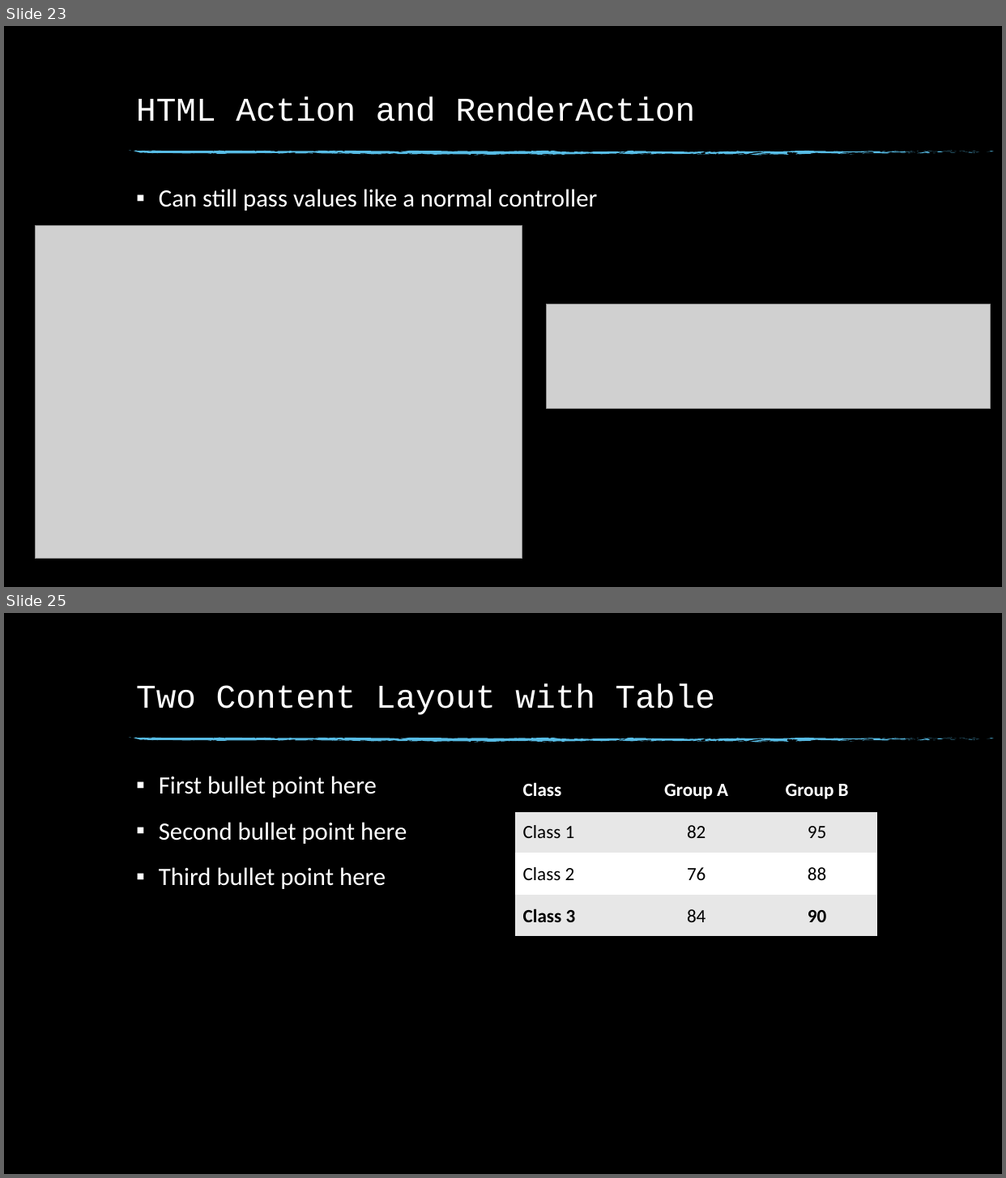
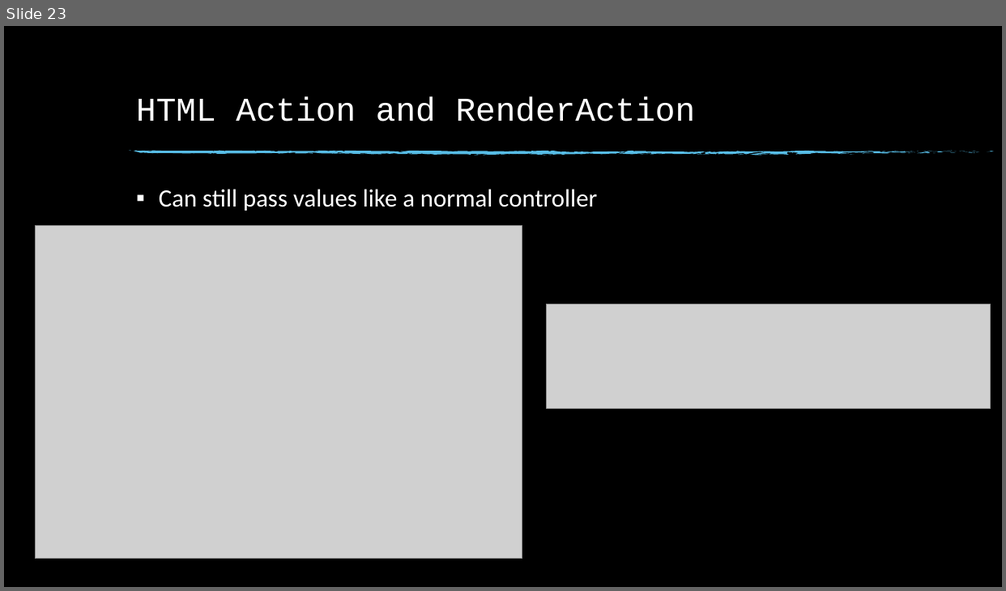
Before and after one commit to ccrngd1/SCTD-DWD278-MVC5, a slide deck: ppt7-CH5.pptx. Shown one above the other, each under a label of ours: slides 23 and 25 before the commit, slide 23 after it; the slides between them are not shown. The pictures are 1006x1178 and 1006x591 pixels, drawn with LibreOffice and Linux fonts; fonts in the diff are those of the drawing; grey boxes stand for pictures; background and template pictures are left out. Boxes give left, top, right and bottom in pixels: in the first picture for what was removed or moved away, otherwise in the second. Text is boxed around its words. In the diff, an @@ line names an element or a change of style, - is before the commit and + after.

Commit message:
updates for class 5

```diff
--- a/ppt7-CH5.pptx
+++ b/ppt7-CH5.pptx
@@ slide 25 removed at bbox=[4, 613, 1002, 1174], background picture (left out); not listed: 74 template elements that a slide beside it also shows @@
@@ title removed at bbox=[136, 683, 715, 715] @@
-Two Content Layout with Table
@@ text removed at bbox=[159, 776, 407, 889] @@
-▪ First bullet point here
-▪ Second bullet point here
-▪ Third bullet point here
@@ table removed at bbox=[515, 769, 877, 937], 4 rows, 3 columns @@
-Class | Group A | Group B
-Class 1 | 82 | 95
-Class 2 | 76 | 88
-Class 3 | 84 | 90
```
Also in this commit, not shown: 1 slide changed, 8 other slides removed, 1 other file.
